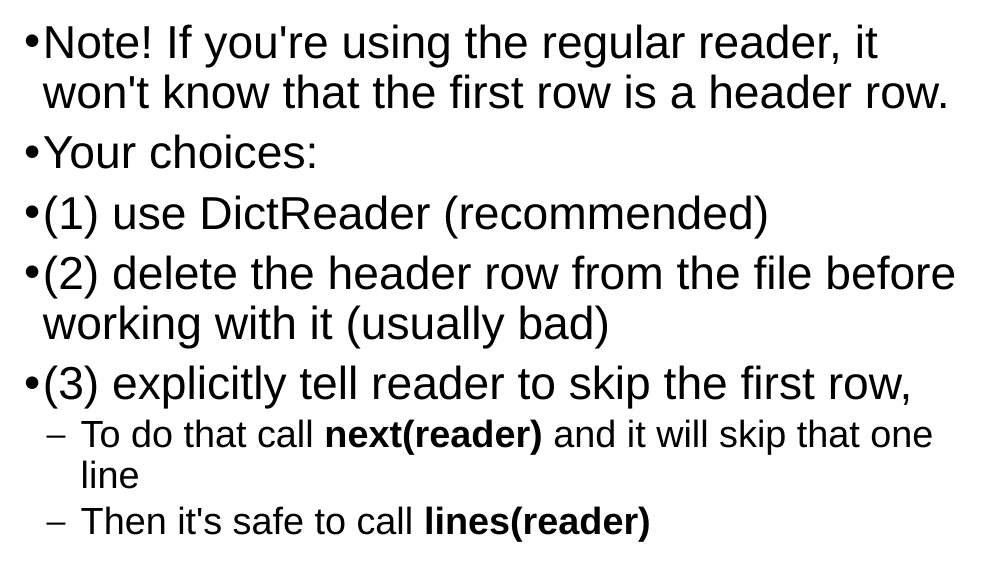
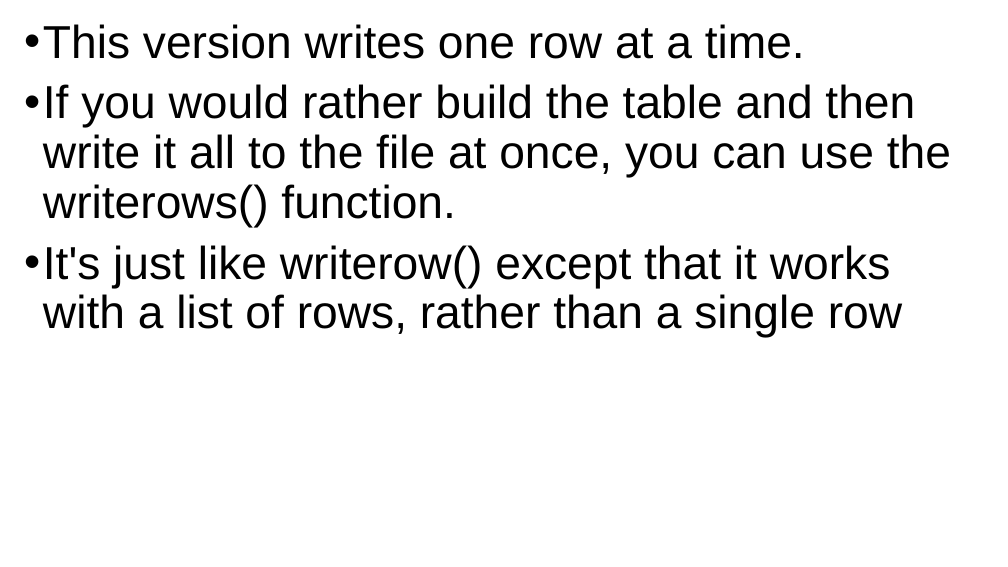
Before and after one commit to grimmelm/ctech404, a slide deck: slide 49 of ctech403/module_4/CTECH403 Module 4 - CSVs.pptx (slide 52 before the commit). Drawn at 1008x567 pixels with LibreOffice and Linux fonts; fonts in the diff are those of the drawing. Boxes give left, top, right and bottom in pixels: in the first picture for what was removed or moved away, otherwise in the second. Text is boxed around its words. In the diff, an @@ line names an element or a change of style, - is before the commit and + after.

```diff
--- a/ctech403/module_4/CTECH403 Module 4 - CSVs.pptx
+++ b/ctech403/module_4/CTECH403 Module 4 - CSVs.pptx
@@ text at (43, 24, 951, 338): text changed @@
-• Note! If you're using the regular reader, it won't know that the first row is a header row.
-• Your choices:
-• (1) use DictReader (recommended)
-• (2) delete the header row from the file before working with it (usually bad)
-• (3) explicitly tell reader to skip the first row,
-  ⎯ To do that call next(reader) and it will skip that one line
-  ⎯ Then it's safe to call lines(reader)
+• This version writes one row at a time.
+• If you would rather build the table and then write it all to the file at once, you can use the writerows() function.
+• It's just like writerow() except that it works with a list of rows, rather than a single row
```
Also in this commit, not shown: 7 other slides changed, 2 slides added, 1 slide removed, 23 other files.
